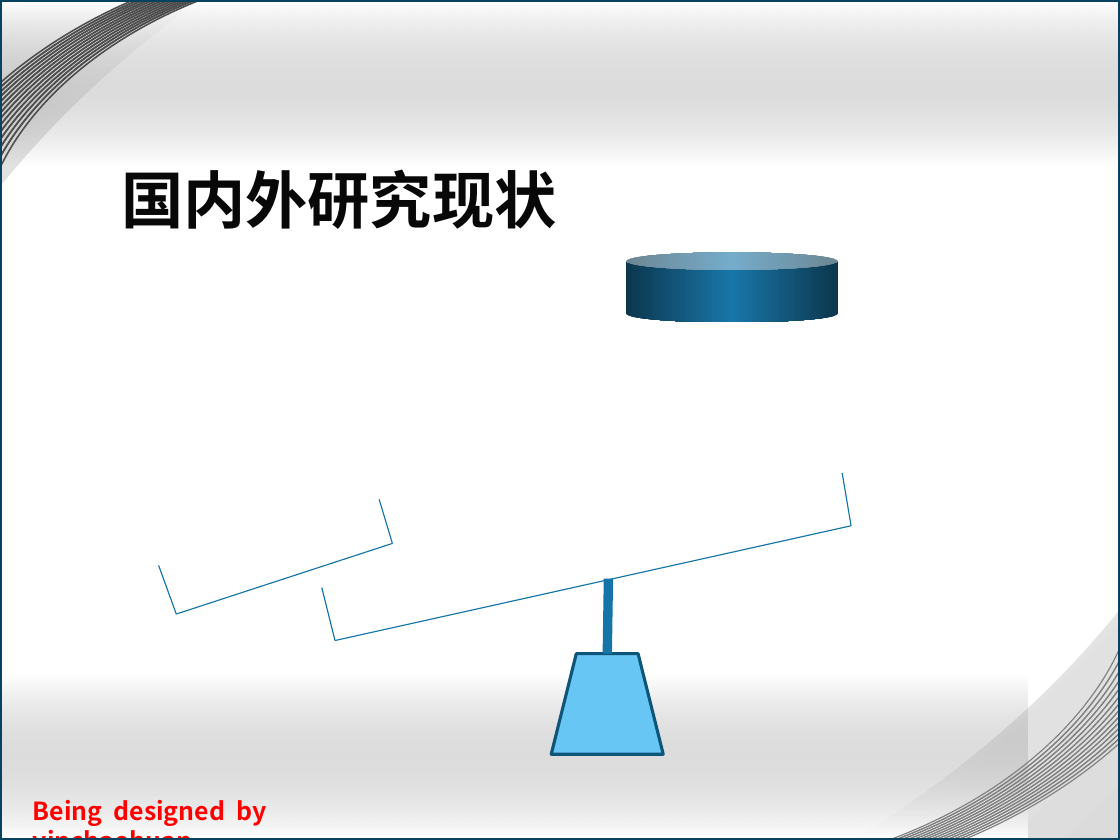
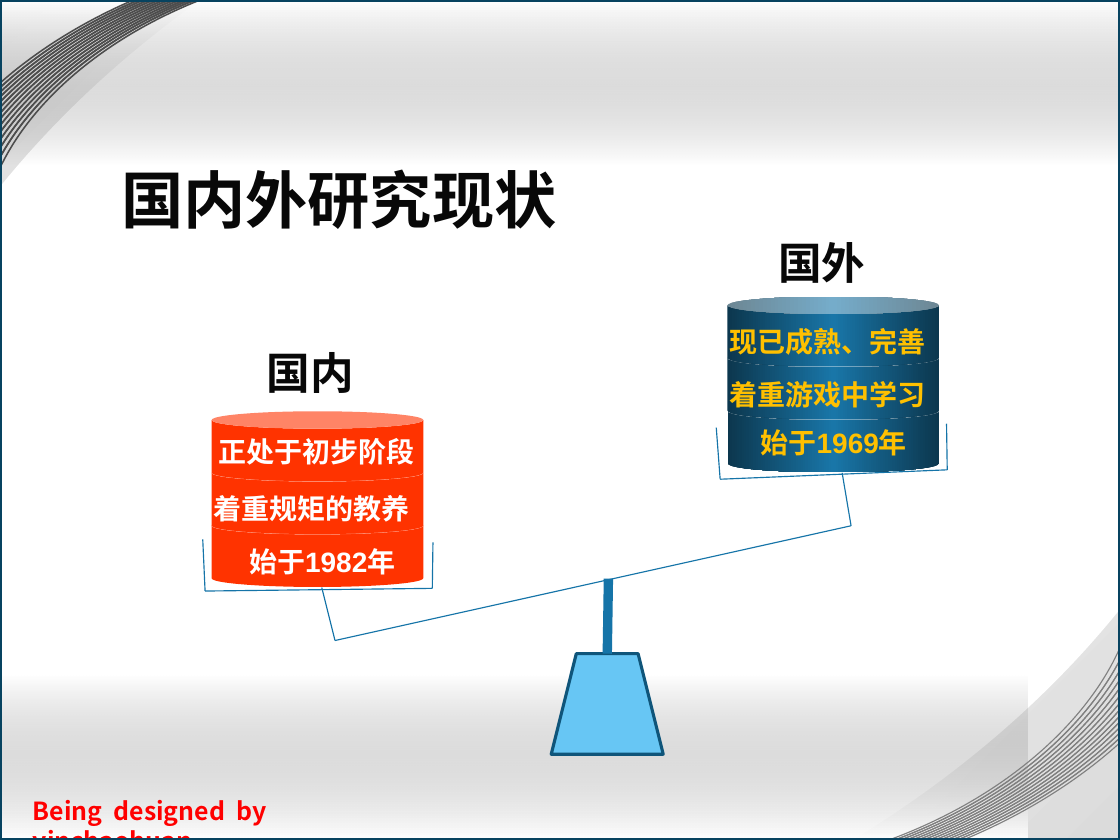
Before and after one commit to zhblue/zjicm2011, a slide deck: slide 4 of VoicePic__SystemDesign/progress/开题报告.ppt. Drawn at 1120x840 pixels with LibreOffice and Linux fonts; fonts in the diff are those of the drawing; background and template pictures are left out. Boxes give left, top, right and bottom in pixels: in the first picture for what was removed or moved away, otherwise in the second. Text is boxed around its words. In the diff, an @@ line names an element or a change of style, - is before the commit and + after.

```diff
--- a/VoicePic__SystemDesign/progress/开题报告.ppt
+++ b/VoicePic__SystemDesign/progress/开题报告.ppt
@@ text added at box(778, 242, 865, 283), 28 pt, text #080808, bold @@
+国外
@@ cylinder: place and size @@
-cylinder at box(626, 252, 838, 321)
+cylinder at box(728, 297, 940, 366)
@@ text added at box(730, 324, 926, 360), 18 pt, text #FFC000, bold @@
+现已成熟、完善
@@ text added at box(267, 352, 354, 393), 28 pt, text #080808, bold @@
+国内
@@ cylinder added at box(728, 349, 940, 420), fill gradient #0C374E to #1976A8 @@
@@ text added at box(730, 377, 926, 413), 18 pt, text #FFC000, bold @@
+着重游戏中学习
@@ cylinder added at box(212, 411, 423, 480), fill #FF3300 @@
@@ cylinder added at box(728, 402, 940, 472), fill gradient #0C374E to #1976A8 @@
@@ text added at box(218, 438, 414, 465), 18 pt, text #FFFFFF, bold @@
+正处于初步阶段
@@ line added from (717, 428) to (720, 479), #1574A8 0.74 pt @@
@@ text added at box(761, 425, 907, 461), 18 pt, text #FFC000, bold @@
+始于1969年
@@ line added from (946, 423) to (948, 469), #1574A8 0.74 pt @@
@@ cylinder added at box(212, 464, 423, 534), fill #FF3300 @@
@@ line added from (720, 479) to (948, 469), #1574A8 0.74 pt @@
@@ text added at box(214, 495, 410, 522), 18 pt, text #FFFFFF, bold @@
+着重规矩的教养
@@ cylinder added at box(212, 517, 423, 588), fill #FF3300 @@
@@ line moved from (159, 566) - (176, 614) to (203, 540) - (205, 591) @@
@@ text added at box(249, 548, 395, 575), 18 pt, text #FFFFFF, bold @@
+始于1982年
@@ line moved from (380, 500) - (392, 543) to (433, 542) - (432, 588) @@
@@ line moved from (176, 614) - (392, 543) to (205, 591) - (432, 588) @@
```
Also in this commit, not shown: 2 other slides changed, 1 slide added, 1 slide removed.
